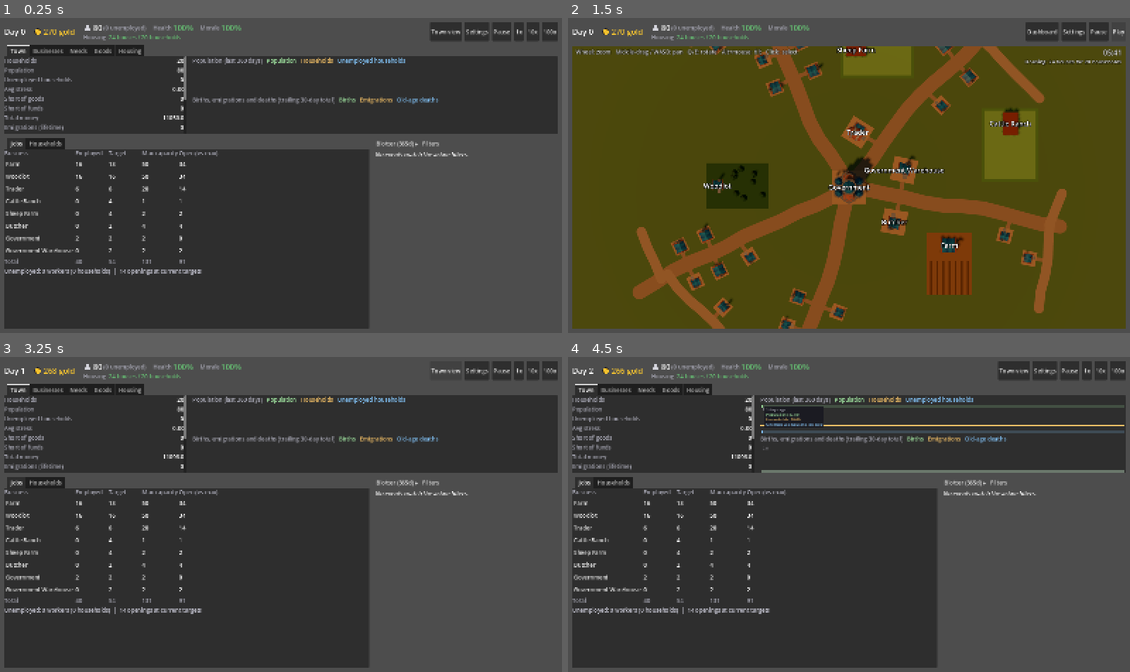
Above: before the commit, frames 1-4 (two rows, left to right).
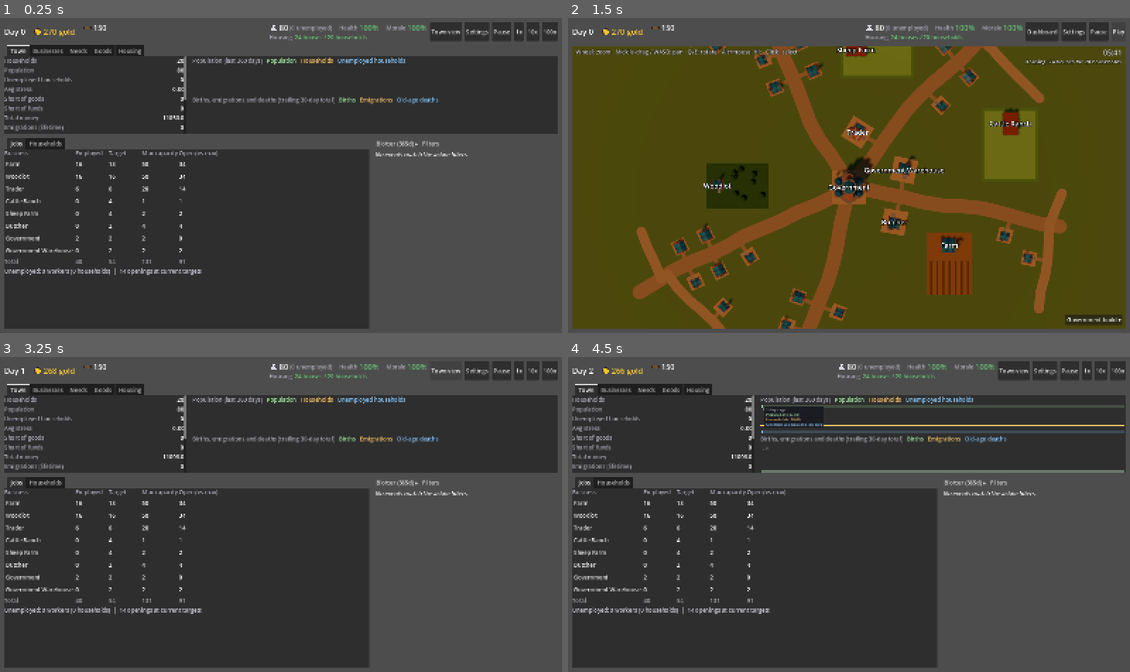
Above: after the commit, the same moments.

Repository: forsman5/sitka
Game: Godot game, scene res://scenes/sim/he_dashboard.tscn
Two runs of this game, one before a commit and one after it. Both use one fixed random seed, a clock stepped at 60 frames per second and the inputs below. This scene is started directly instead of the project's main scene.
Inputs (mouse positions are in pixels of both pictures, inside the frame that each line leads up to):
- Up to frame 1 (0.25 s): no input
- Up to frame 2 (1.5 s): click "Town view" at 0.5 s; click "Play" at 1.25 s
- Up to frame 3 (3.25 s): click "Play" at 2 s; click "Dashboard" at 2.75 s
- Up to frame 4 (4.5 s): click "1x" at 3.5 s; tap Enter at 4.25 s; drag from (944, 420) to (905, 445) at 4.27 s

The runs differ from the first frame. In frame 1, 0.7% of the frame differs, in the area x 14-76%, y 2-8%; in frame 2, 1.1%, in the area x 14-99%, y 2-98%; in frame 3, 0.7%; in frame 4, 0.7%.

Commit message:
Town view Government build button; warehouse stock in the top bar
- Town view gets a "Government build" menu in its bottom-right corner,
  sharing items and handler with the Businesses tab's menu.
- Top bar shows the Government Warehouse's stock (icon + units, most units
  first) between the treasury and the population summary, cut off with
  "..." (tooltip lists the rest) when it runs out of room. The strip takes
  the bar's slack, so the population/morale block now sits against the
  Town view / Dashboard button.
- HESimulation.get_warehouse_inventory() read query.

Co-Authored-By: Claude Opus 5.5 <noreply@anthropic.com>

Diff:
--- a/scripts/sim/harness/check_household_dashboard.gd
+++ b/scripts/sim/harness/check_household_dashboard.gd
@@ -41,6 +41,34 @@
 	check(slow.due(0.0), "An explicit request is due regardless of the interval")
 	check(slow.take_dirty().size() == HEPresenter.Group.size(), "A request dirties every group")
 	check(not slow.due(0.0), "A request is consumed by one presentation")
+
+## Top-bar warehouse stock: most units first, cut off with "..." when narrow;
+## plus the town view's own Government build button.
+func _check_warehouse_strip(dashboard: Control, sim) -> void:
+	const HEScenarioSeeds = preload("res://scripts/sim/household_economy/data/he_scenario_seeds.gd")
+	const Commodity = preload("res://scripts/sim/records/commodity.gd")
+	var settlement_id: int = dashboard._town_settlement_id()
+	check(sim.get_warehouse_inventory(settlement_id).is_empty(), "No warehouse -> empty inventory")
+	var warehouse = HEScenarioSeeds.make_warehouse(sim.next_business_id(), settlement_id)
+	sim.add_new_business(warehouse)
+	warehouse.inventory[Commodity.Type.IRON] = 5.0
+	warehouse.inventory[Commodity.Type.TIMBER] = 40.0
+	warehouse.inventory[Commodity.Type.TOOLS] = 12.0
+	warehouse.inventory[Commodity.Type.WOOL] = 0.0
+	var inventory: Array = sim.get_warehouse_inventory(settlement_id)
+	check(inventory.size() == 3, "Empty goods are left out of the inventory")
+	check(inventory[0]["commodity"] == Commodity.Type.TIMBER and inventory[2]["commodity"] == Commodity.Type.IRON, "Inventory is sorted by units, most first")
+	dashboard._refresh_warehouse_strip()
+	dashboard._warehouse_strip.size = Vector2(2000, 30)
+	dashboard._layout_warehouse_strip()
+	var items: Array = dashboard._warehouse_strip_items
+	check(items.size() == 3 and items[0].visible and items[2].visible, "A wide strip shows every held good")
+	check(not dashboard._warehouse_strip_more.visible, "No ellipsis when everything fits")
+	dashboard._warehouse_strip.size = Vector2(items[0].get_combined_minimum_size().x + 60, 30)
+	dashboard._layout_warehouse_strip()
+	check(items[0].visible and not items[2].visible, "A narrow strip keeps the largest stock and drops the rest")
+	check(dashboard._warehouse_strip_more.visible, "Ellipsis shown when goods are cut off")
+	check(dashboard._town_gov_build_popup != null and dashboard._town_gov_build_popup.item_count == HEScenarioSeeds.government_buildings().size(), "Town view has a Government build menu")
 
 func _run() -> void:
 	_check_presenter()
@@ -93,5 +121,7 @@
 	table._on_employer_pressed(-12345) # unknown household: no employer, no navigation
 	check(dashboard._selected_business_id == unemployed_before, "Unknown employer press does nothing")
 
+	_check_warehouse_strip(dashboard, sim)
+
 	print("Household dashboard check: %s (%d failures)" % ["PASS" if failures == 0 else "FAIL", failures])
 	quit(0 if failures == 0 else 1)
--- a/scripts/sim/household_economy/he_dashboard.gd
+++ b/scripts/sim/household_economy/he_dashboard.gd
@@ -228,6 +228,14 @@
 var _warehouse_rows: Dictionary = {} # commodity -> {stock, price, buy, sell, keep}
 var _warehouse_orders_loaded_for: int = -1
 var _gov_build_popup: PopupMenu
+var _town_gov_build_popup: PopupMenu # the same menu, bottom-right of the town view
+# Top-bar warehouse stock: one icon+number item per held good, most units
+# first, cut off with "..." when the bar runs out of room.
+var _warehouse_strip: Control
+var _warehouse_strip_row: HBoxContainer
+var _warehouse_strip_items: Array[HBoxContainer] = []
+var _warehouse_strip_more: Label
+var _warehouse_strip_data: Array = []
 var _create_business_button: MenuButton
 var _business_detail_herd_events_section: VBoxContainer
 var _business_detail_herd_events_display: RichTextLabel
@@ -430,11 +438,10 @@
 	_treasury_box.mouse_entered.connect(_on_treasury_hover.bind(true))
 	_treasury_box.mouse_exited.connect(_on_treasury_hover.bind(false))
 
+	# The warehouse strip takes all the slack, which pushes the population
+	# summary right up against the Town view / Dashboard button.
+	top_bar.add_child(_build_warehouse_strip())
 	top_bar.add_child(_build_population_summary())
-
-	var spacer := Control.new()
-	spacer.size_flags_horizontal = Control.SIZE_EXPAND_FILL
-	top_bar.add_child(spacer)
 
 	_town_mode_button = Button.new()
 	_town_mode_button.text = "Town view"
@@ -497,6 +504,7 @@
 	_town_view.visible = false
 	_town_view.details_requested.connect(_on_town_details_requested)
 	vbox.add_child(_town_view)
+	_town_view.add_child(_build_town_gov_build_button())
 
 	var household_column := VBoxContainer.new()
 	household_column.size_flags_horizontal = Control.SIZE_EXPAND_FILL
@@ -1076,6 +1084,88 @@
 	_housing_label = Label.new()
 	housing_row.add_child(_housing_label)
 	return margin
+
+## Top-bar read-out of the Government Warehouse: "<timber icon> 40  <iron icon> 12 ...".
+## A plain Control (minimum width 0) so it soaks up the bar's free width
+## without ever forcing the bar wider; _layout_warehouse_strip() shows as
+## many items as fit.
+func _build_warehouse_strip() -> Control:
+	var margin := MarginContainer.new()
+	margin.add_theme_constant_override("margin_left", 16)
+	margin.size_flags_horizontal = Control.SIZE_EXPAND_FILL
+	_warehouse_strip = Control.new()
+	_warehouse_strip.clip_contents = true
+	_warehouse_strip.mouse_filter = Control.MOUSE_FILTER_PASS
+	_warehouse_strip.resized.connect(_layout_warehouse_strip)
+	margin.add_child(_warehouse_strip)
+	_warehouse_strip_row = HBoxContainer.new()
+	_warehouse_strip_row.add_theme_constant_override("separation", 14)
+	_warehouse_strip.add_child(_warehouse_strip_row)
+	_warehouse_strip_more = Label.new()
+	_warehouse_strip_more.text = "..."
+	_warehouse_strip_more.add_theme_font_size_override("font_size", 22)
+	_warehouse_strip_more.add_theme_color_override("font_color", Color(0.65, 0.65, 0.7))
+	_warehouse_strip_more.mouse_filter = Control.MOUSE_FILTER_STOP
+	_warehouse_strip_row.add_child(_warehouse_strip_more)
+	return margin
+
+func _refresh_warehouse_strip() -> void:
+	_warehouse_strip_data = _simulation.get_warehouse_inventory(_town_settlement_id())
+	while _warehouse_strip_items.size() < _warehouse_strip_data.size():
+		var item := HBoxContainer.new()
+		item.add_theme_constant_override("separation", 4)
+		item.mouse_filter = Control.MOUSE_FILTER_STOP
+		var icon := TextureRect.new()
+		icon.expand_mode = TextureRect.EXPAND_IGNORE_SIZE
+		icon.stretch_mode = TextureRect.STRETCH_KEEP_ASPECT_CENTERED
+		icon.custom_minimum_size = Vector2(24, 24)
+		icon.size_flags_vertical = Control.SIZE_SHRINK_CENTER
+		icon.mouse_filter = Control.MOUSE_FILTER_IGNORE
+		item.add_child(icon)
+		var label := Label.new()
+		label.add_theme_font_size_override("font_size", 22)
+		label.mouse_filter = Control.MOUSE_FILTER_IGNORE
+		item.add_child(label)
+		_warehouse_strip_row.add_child(item)
+		_warehouse_strip_row.move_child(_warehouse_strip_more, -1)
+		_warehouse_strip_items.append(item)
+	for i in _warehouse_strip_data.size():
+		var row: Dictionary = _warehouse_strip_data[i]
+		var item := _warehouse_strip_items[i]
+		var icon := item.get_child(0) as TextureRect
+		var label := item.get_child(1) as Label
+		icon.texture = Commodity.icon_of(row["commodity"])
+		icon.visible = icon.texture != null
+		# No icon (assets not imported yet): fall back to the good's name.
+		label.text = "%.0f" % row["units"] if icon.visible else "%s %.0f" % [row["name"], row["units"]]
+		item.tooltip_text = "%s: %.1f in the Government Warehouse" % [row["name"], row["units"]]
+	_layout_warehouse_strip()
+
+## Shows the leading items that fit in the strip's width; if any are left
+## over, ends with "..." whose tooltip lists the rest.
+func _layout_warehouse_strip() -> void:
+	if _warehouse_strip == null:
+		return
+	var count := _warehouse_strip_data.size()
+	var separation := float(_warehouse_strip_row.get_theme_constant("separation"))
+	var more_width := _warehouse_strip_more.get_combined_minimum_size().x + separation
+	var used := 0.0
+	var shown := 0
+	for i in count:
+		var width := _warehouse_strip_items[i].get_combined_minimum_size().x + (separation if i > 0 else 0.0)
+		var reserve := more_width if i < count - 1 else 0.0
+		if used + width + reserve > _warehouse_strip.size.x:
+			break
+		used += width
+		shown += 1
+	for i in _warehouse_strip_items.size():
+		_warehouse_strip_items[i].visible = i < shown
+	_warehouse_strip_more.visible = shown < count
+	var hidden: PackedStringArray = []
+	for i in range(shown, count):
+		hidden.append("%s: %.1f" % [_warehouse_strip_data[i]["name"], _warehouse_strip_data[i]["units"]])
+	_warehouse_strip_more.tooltip_text = "Also in the Government Warehouse:\n" + "\n".join(hidden)
+	_warehouse_strip_row.reset_size()
 
 ## A simple head-and-shoulders silhouette, rasterized from inline SVG so it
 ## needs no asset file.
@@ -2906,8 +2996,11 @@
 ## refresh, not only when the rows are rebuilt: affordability follows the
 ## treasury, which grows (and is spent) as the sim runs.
 func _refresh_government_build_menu() -> void:
-	if _gov_build_popup == null or not is_instance_valid(_gov_build_popup):
-		return
+	for popup in [_gov_build_popup, _town_gov_build_popup]:
+		if popup != null and is_instance_valid(popup):
+			_refresh_government_build_popup(popup)
+
+func _refresh_government_build_popup(popup: PopupMenu) -> void:
 	var gov_options := HEScenarioSeeds.government_buildings()
 	for i in gov_options.size():
 		var gov_option: Dictionary = gov_options[i]
@@ -2922,8 +3015,32 @@
 			item_text += " - goods on order"
 		elif blocker != "":
 			item_text += " - %s" % blocker
-		_gov_build_popup.set_item_text(i, item_text)
-		_gov_build_popup.set_item_disabled(i, blocker != "" and order_state != "can_order")
+		popup.set_item_text(i, item_text)
+		popup.set_item_disabled(i, blocker != "" and order_state != "can_order")
+
+## "Government build" anchored to the town view's bottom-right corner, so
+## buildings can be bought while watching them go up. Same items and handler
+## as the Businesses tab's menu.
+func _build_town_gov_build_button() -> MenuButton:
+	var button := MenuButton.new()
+	button.text = "Government build ▾"
+	button.flat = false
+	button.tooltip_text = "Build a municipal building. The cost is paid from the town treasury."
+	button.anchor_left = 1.0
+	button.anchor_right = 1.0
+	button.anchor_top = 1.0
+	button.anchor_bottom = 1.0
+	button.offset_right = -10.0
+	button.offset_bottom = -10.0
+	button.grow_horizontal = Control.GROW_DIRECTION_BEGIN
+	button.grow_vertical = Control.GROW_DIRECTION_BEGIN
+	_town_gov_build_popup = button.get_popup()
+	for i in HEScenarioSeeds.government_buildings().size():
+		_town_gov_build_popup.add_item("", i)
+	_town_gov_build_popup.id_pressed.connect(_on_build_government_pressed)
+	# Refresh on open too: the town view only refreshes once per sim day.
+	button.about_to_popup.connect(_refresh_government_build_menu)
+	return button
 
 ## Dashboard <-> town map. The simulation keeps running either way; only which
 ## half of the window is shown changes.
@@ -3156,6 +3273,7 @@
 	var clock := _simulation.get_clock_summary()
 	_day_label.text = _format_day(clock["day"])
 	_refresh_treasury()
+	_refresh_warehouse_strip()
 	_refresh_population_summary()
 	_check_extinction()
 
--- a/scripts/sim/household_economy/he_simulation.gd
+++ b/scripts/sim/household_economy/he_simulation.gd
@@ -919,6 +919,21 @@
 		if b.kind == HEBusiness.Kind.WAREHOUSE and b.settlement_id == settlement_id:
 			return b
 	return null
+
+## What the settlement's Government Warehouse holds, as
+## [{"commodity", "name", "units"}] with units > 0, most units first. Empty
+## when no warehouse is built (or it holds nothing).
+func get_warehouse_inventory(settlement_id: int) -> Array:
+	var rows: Array = []
+	var warehouse := _government_warehouse(settlement_id)
+	if warehouse == null:
+		return rows
+	for commodity in warehouse.inventory:
+		var units: float = warehouse.inventory[commodity]
+		if units > 0.0001:
+			rows.append({"commodity": commodity, "name": Commodity.name_of(commodity), "units": units})
+	rows.sort_custom(func(a: Dictionary, b: Dictionary) -> bool: return a["units"] > b["units"])
+	return rows
 
 ## What `option` costs in `settlement_id` right now: its `upgrade_cost` while
 ## it would upgrade an existing house in place (a tenement with a plain house
